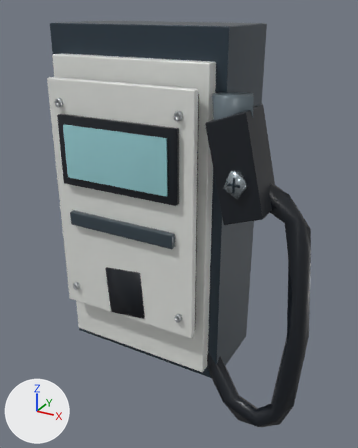
An edit to the glTF model lab/public/models/ev_default.low.glb, drawn before and after from the same camera.
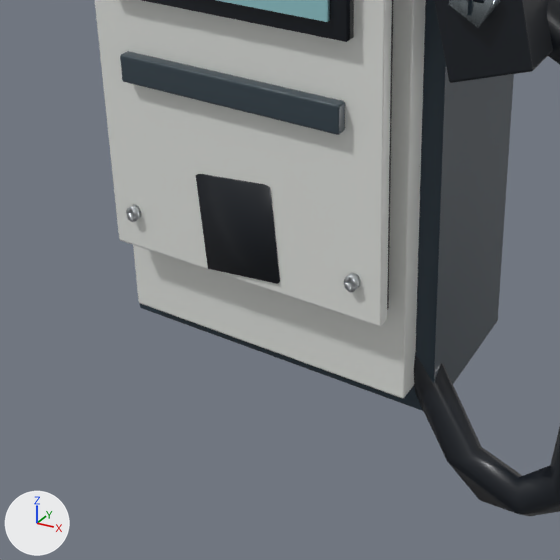
Old and new are each drawn whole from a 50 mm lens placed at (1.011, -1.652, 1.757), pointed at (0.116, -0.025, 0.943) and again close up on the part from 4% to 77% of the width and 42% to 100% of the height. The axes (+X, +Y, +Z) are drawn at lower left. The lights are the same throughout. The last two pictures show the newer version. Where no turn or scale is listed for an object, it has been applied to the vertices. Vertices at exactly the same position are counted once.

In view in the first close-up: 'node-10', 'node-13', 'node-2', 'node-3', 'node-4', 'node-5', 'node-6', 'node-7', 'node-8', 'node-9' and 3 more.
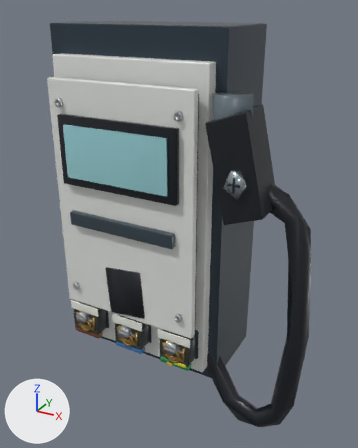
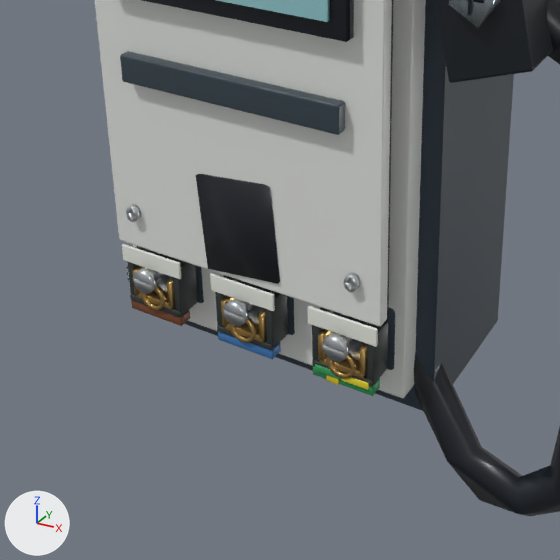
Not visible in the close-ups: 'Installation details · Cable-entry elastomer', 'Insulating alignment cheek'.

ob_terminal_l is not drawn itself; it is the parent of ob_detail_terminal_clamp_l.
ob_terminal_n is not drawn itself; it is the parent of ob_detail_terminal_clamp_n.
ob_terminal_pe is not drawn itself; it is the parent of ob_detail_terminal_clamp_pe.

Where the newer file only moved an object's origin or applied its transform, the numbers keep the older frame.

Diff of the bpy script that builds the scene:
```diff
--- a/lab/public/models/ev_default.low.glb.py
+++ b/lab/public/models/ev_default.low.glb.py
@@ me_cube_070 @@
-me_cube_070.from_pydata(...)  # 96 vertices, 188 faces; spans x -0.0575..0.0575, y -0.003..0.003, z -0.0155..0.0155
+me_cube_070.from_pydata(...)  # 96 vertices, 188 faces; spans x -0.0725..0.0725, y -0.5392..-0.5332, z -0.019..0.019
+# me_cube_070 part 1: 96 of 96 vertices moved; they spanned x -0.0575..0.0575, y -0.003..0.003, z -0.0155..0.0155 and now span x -0.0725..0.0725, y -0.5392..-0.5332, z -0.019..0.019; mean shift (0.0, -0.5362, 0.0)
 me_cube_070.materials.append(mat_rear_marking_pad_l)
@@ me_cube_071 @@
-me_cube_071.from_pydata(...)  # 96 vertices, 188 faces; spans x -0.0575..0.0575, y -0.003..0.003, z -0.0155..0.0155
+me_cube_071.from_pydata(...)  # 96 vertices, 188 faces; spans x -0.0725..0.0725, y -0.5392..-0.5332, z -0.019..0.019
+# me_cube_071 part 2: 96 of 96 vertices moved; they spanned x -0.0575..0.0575, y -0.003..0.003, z -0.0155..0.0155 and now span x -0.0725..0.0725, y -0.5392..-0.5332, z -0.019..0.019; mean shift (0.0, -0.5362, 0.0)
 me_cube_071.materials.append(mat_rear_marking_pad_n)
@@ me_cube_024 @@
 # used by ob_detail_terminal_clamp_pe___detail_zinc_plated_fixing; parent = ob_detail_terminal_clamp_pe; location = (0.0, 0.019, -0.033)
-me_cube_024.from_pydata(...)  # 289 vertices, 560 faces; spans x -0.0354..0.0354, y -0.0039..0.0555, z -0.0314..0.0649
+me_cube_024.from_pydata(...)  # 289 vertices, 560 faces; spans x -0.0354..0.0354, y -0.0039..0.0561, z -0.0314..0.0651
+# me_cube_024 part 3: 6 vertices moved from x -0.0147..0.0222, y 0.0049..0.032, z 0.0494..0.0644 to x -0.0161..0.0247, y 0.0043..0.0318, z 0.0495..0.0644; 46 vertices removed from x -0.0252..0.0256, y 0.0047..0.0555, z -0.002..0.0648; 48 vertices added at x -0.0255..0.0257, y 0.0046..0.0561, z -0.0017..0.0651
+# other edits to the shape of me_cube_024 do not show in these pictures
 me_cube_024.materials.append(mat_detail_zinc_plated_fixing)
@@ me_cube_072 @@
-me_cube_072.from_pydata(...)  # 96 vertices, 188 faces; spans x -0.0575..0.0575, y -0.003..0.003, z -0.0155..0.0155
+me_cube_072.from_pydata(...)  # 96 vertices, 188 faces; spans x -0.0725..0.0725, y -0.5392..-0.5332, z -0.019..0.019
+# me_cube_072 part 4: 96 of 96 vertices moved; they spanned x -0.0575..0.0575, y -0.003..0.003, z -0.0155..0.0155 and now span x -0.0725..0.0725, y -0.5392..-0.5332, z -0.019..0.019; mean shift (0.0, -0.5362, 0.0)
 me_cube_072.materials.append(mat_rear_marking_pad_pe)
@@ ob_terminal_l @@
 ob_terminal_l.parent = ob_part_terminals
-ob_terminal_l.location = (-0.22, 0.482, -0.278)
-ob_terminal_l.rotation_euler = (0.0, -3.142, 0.0)  # degrees (0, -180, 0)
+ob_terminal_l.location = (-0.22, 0.482, 0.256)
@@ ob_terminal_n @@
 ob_terminal_n.parent = ob_part_terminals
-ob_terminal_n.location = (0.0, 0.482, -0.278)
-ob_terminal_n.rotation_euler = (0.0, -3.142, 0.0)  # degrees (0, -180, 0)
+ob_terminal_n.location = (0.0, 0.482, 0.256)
@@ ob_terminal_pe @@
 ob_terminal_pe.parent = ob_part_terminals
-ob_terminal_pe.location = (0.22, 0.482, -0.278)
-ob_terminal_pe.rotation_euler = (0.0, -3.142, 0.0)  # degrees (0, -180, 0)
+ob_terminal_pe.location = (0.22, 0.482, 0.256)
@@ ob_protective_identification_band_001 @@
+ob_protective_identification_band_001 = bpy.data.objects.new('Protective identification band.001', me_cube_071_1)  # 24 vertices, 44 faces; spans x -0.0283..0.0283, y -0.0043..0.0043, z -0.0073..0.0073; in mat_protective_marker_yellow (yellow #e6d630)
+ob_protective_identification_band_001.location = (0.249, -0.258, 0.451)
@@ ob_protective_identification_band @@
+ob_protective_identification_band = bpy.data.objects.new('Protective identification band', me_cube_070_1)  # 24 vertices, 44 faces; spans x -0.0283..0.0283, y -0.0043..0.0043, z -0.0073..0.0073; in mat_protective_marker_green (green #339957)
+ob_protective_identification_band.location = (0.191, -0.258, 0.451)
@@ ob_insulating_alignment_cheek @@
+ob_insulating_alignment_cheek = bpy.data.objects.new('Insulating alignment cheek', me_cube_072_1)  # 24 vertices, 44 faces; spans x -0.0092..0.0092, y -0.0367..0.0367, z -0.0457..0.0457; in mat_printed_ivory_identification (white #edf0eb)
+ob_insulating_alignment_cheek.location = (-0.288, -0.208, 0.504)
@@ ob_installation_details___cable_entry_elastomer @@
+ob_installation_details___cable_entry_elastomer = bpy.data.objects.new('Installation details · Cable-entry elastomer', me_cube_073)  # 73 vertices, 134 faces; spans x -0.0024..0.0024, y -0.0189..0.0189, z -0.0024..0.0304; in mat_cable_entry_elastomer (dark grey #303434)
+ob_installation_details___cable_entry_elastomer.location = (-0.299, -0.224, 0.486)
@@ ob_part_terminals___original_material @@
+ob_part_terminals___original_material = bpy.data.objects.new('part:terminals · Original material', me_recipe_mesh_022_1)  # 164 vertices, 316 faces; spans x -0.082..0.522, y -0.047..0.047, z -0.073..0.073; in mat_original_a463fd81 (dark blue #283844)
+ob_part_terminals___original_material.location = (-0.22, -0.154, 0.52)
```

Changed parts and their boxes [x1, y1, x2, y2] in the close-ups (560 x 560 px; the box of a moved part takes in the faces that stretch with it):
'detail:terminal-clamp:N · Detail moulded engineering polymer', moved, turned (not visible before): after [215, 275, 288, 351]
'detail:terminal-clamp:L · Detail moulded engineering polymer', moved, turned (not visible before): after [127, 246, 198, 317]
'detail:terminal-clamp:PE · Detail moulded engineering polymer', moved, turned (not visible before): after [312, 307, 388, 387]
'Moulded terminal legend pad.002', reshaped (not visible before): after [307, 306, 378, 347]
'part:terminals · Original material', added (mostly hidden): after [150, 250, 395, 370]
'Moulded terminal legend pad.001', reshaped (not visible before): after [210, 273, 275, 311]
'detail:terminal-clamp:PE · Detail machined brass', moved, turned (not visible before): after [318, 329, 367, 379]
'Moulded terminal legend pad', reshaped (not visible before): after [122, 244, 181, 279]
'detail:terminal-clamp:N · Detail machined brass', moved, turned (not visible before): after [221, 296, 266, 343]
'detail:terminal-clamp:PE · Detail zinc plated fixing', reshaped, moved, turned (not visible before): after [322, 333, 365, 362]
'detail:terminal-clamp:N · Detail zinc plated fixing', moved, turned (not visible before): after [223, 299, 264, 326]
'detail:terminal-clamp:L · Detail machined brass', moved, turned (not visible before): after [132, 266, 175, 310]
'detail:terminal-clamp:L · Detail zinc plated fixing', moved, turned (not visible before): after [133, 268, 173, 294]
'Moulded conductor identification.001', moved, turned (not visible before): after [218, 331, 281, 359]
'Moulded conductor identification', moved, turned (not visible before): after [131, 300, 190, 326]
'Moulded conductor identification.002', moved, turned (not visible before): after [313, 366, 380, 396]
'Protective identification band.001', added: after [342, 377, 369, 390]
'Protective identification band', added: after [315, 364, 342, 380]
'Protective green yellow stripe', moved, turned (not visible before): after [326, 375, 339, 385]
part 3 of me_cube_024, moved or reshaped (not visible before): after [322, 333, 350, 362]
